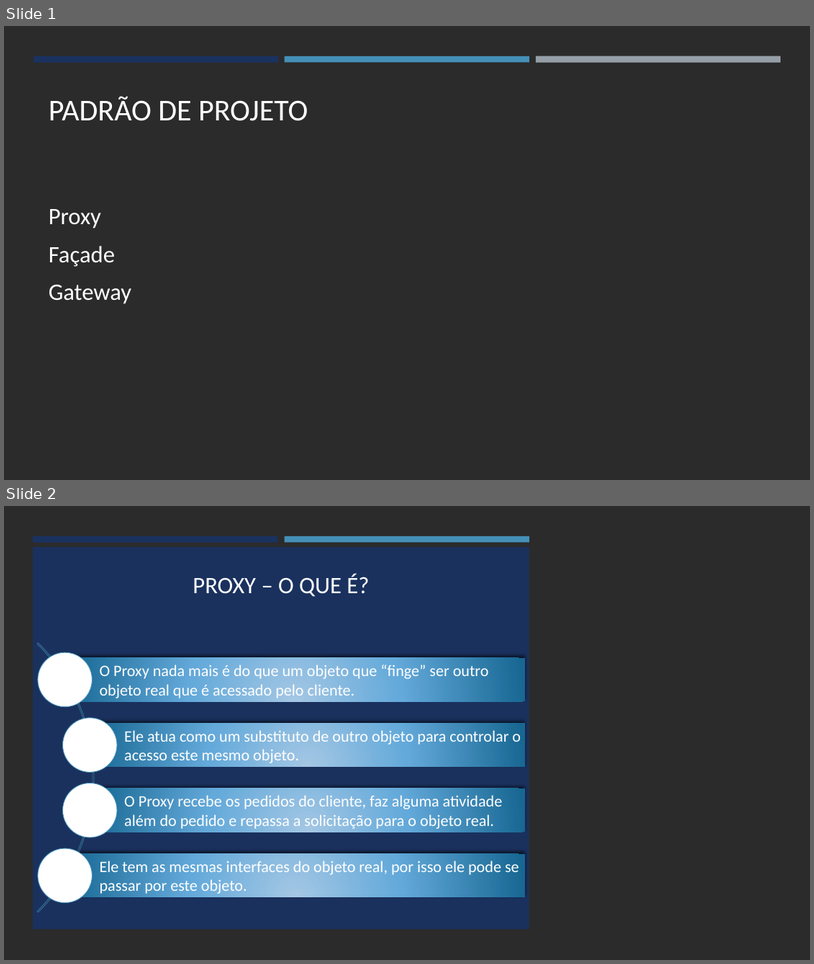
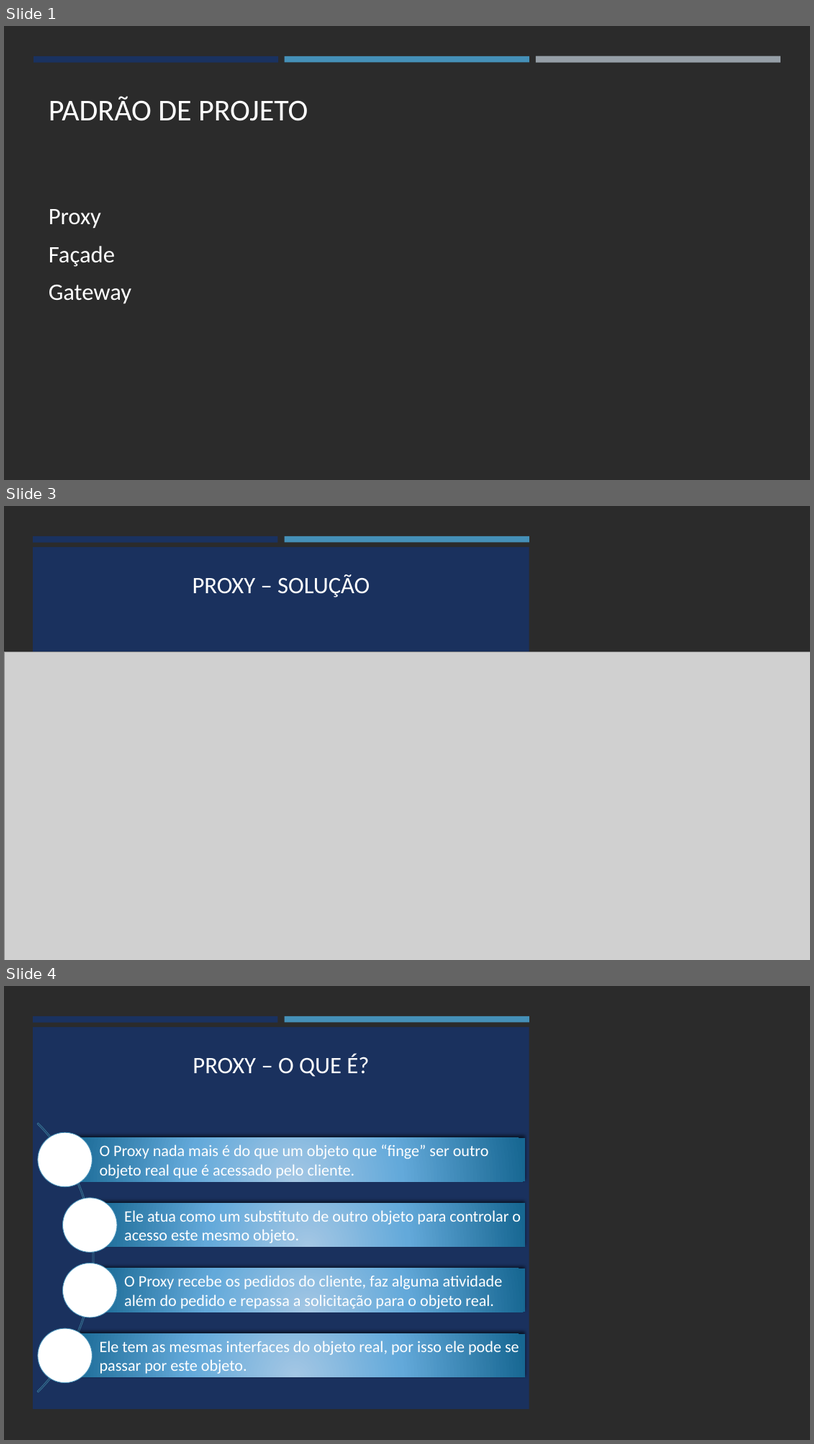
Before and after one commit to leo-valadao/TDE-Arquitetura-Software, a slide deck: PADRAO DE PROJETO_TDE.pptx. Shown one above the other, each under a label of ours: slides 1 and 2 before the commit, slides 1, 3 and 4 after it; the slides between them are not shown. The pictures are 814x964 and 814x1444 pixels, drawn with LibreOffice and Linux fonts; fonts in the diff are those of the drawing; grey boxes stand for pictures; background and template pictures are left out; a plain dark background stands for a picture behind light text. Boxes give left, top, right and bottom in pixels: in the first picture for what was removed or moved away, otherwise in the second. Text is boxed around its words. In the diff, an @@ line names an element or a change of style, - is before the commit and + after.

```diff
--- a/PADRAO DE PROJETO_TDE.pptx
+++ b/PADRAO DE PROJETO_TDE.pptx
@@ slide 3 added at [4, 506, 810, 960], background picture (left out) @@
@@ rectangle added at [4, 506, 810, 960], fill #FFFFFF @@
@@ rectangle added at [33, 547, 530, 929], fill #1A3260 at 97% opacity @@
@@ rectangle added at [33, 536, 278, 542], fill #1A3260 @@
@@ rectangle added at [285, 536, 530, 542], fill #4590B8 @@
@@ title added at [193, 574, 370, 597], 28 pt, text #FFFFFF @@
+PROXY – SOLUÇÃO
@@ picture added at [4, 651, 810, 960] @@
@@ what was slide 2 is now slide 4 @@
```
Also in this commit, not shown: 1 other slide added.
